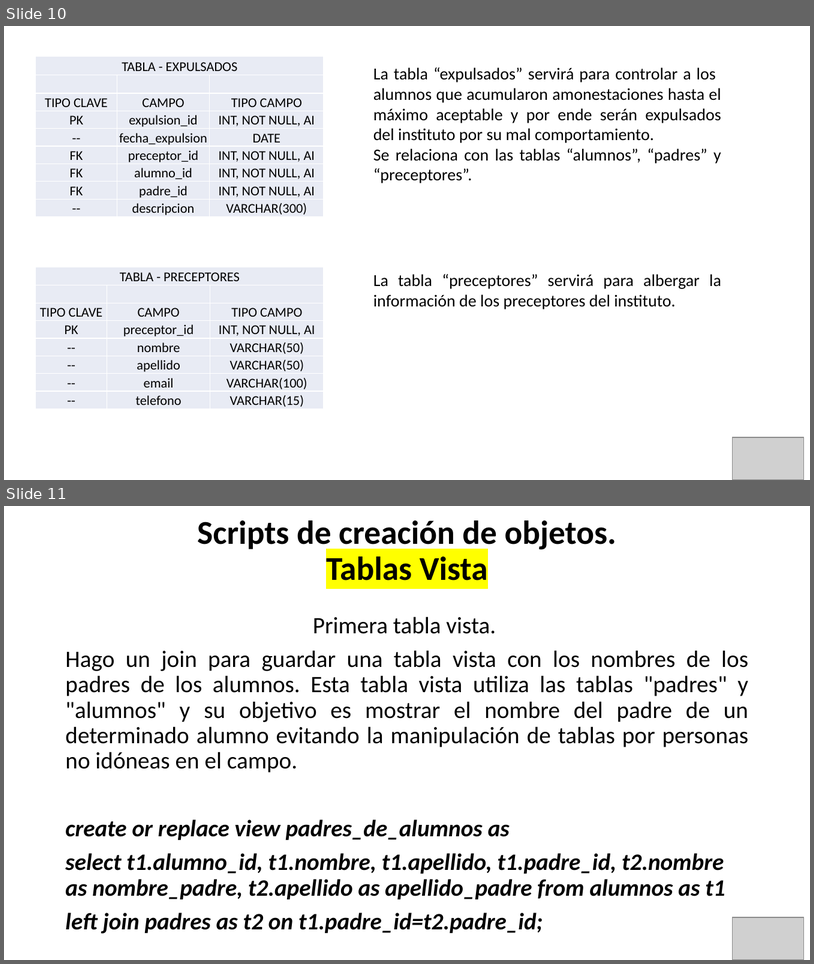
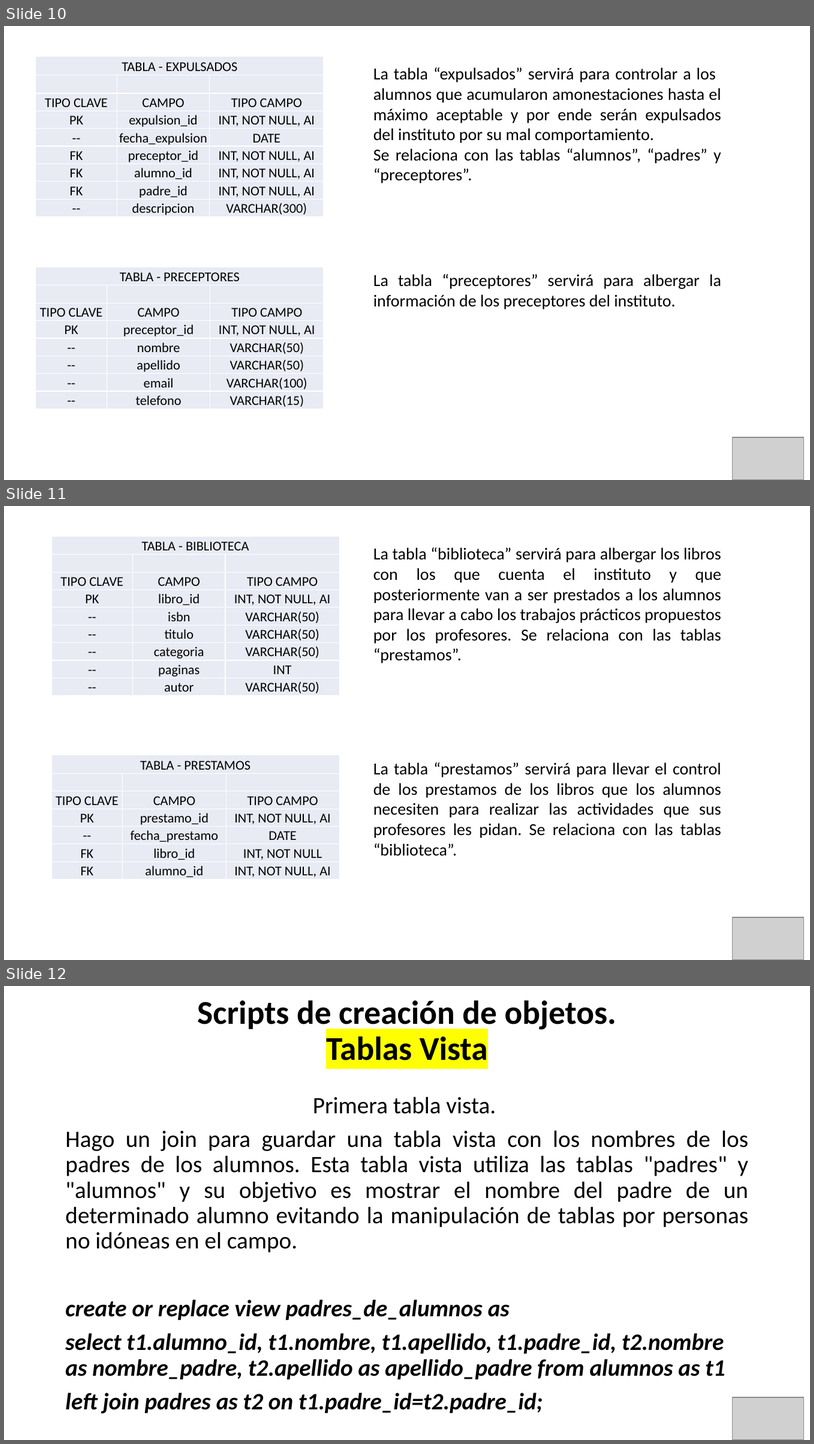
Before and after one commit to DataMasterBI/coder_sql, a slide deck: ENTREGABLE N°3.pptx. Shown one above the other, each under a label of ours: slides 10 and 11 before the commit, slides 10, 11 and 12 after it. The pictures are 814x964 and 814x1444 pixels, drawn with LibreOffice and Linux fonts; fonts in the diff are those of the drawing; grey boxes stand for pictures. Boxes give left, top, right and bottom in pixels: in the first picture for what was removed or moved away, otherwise in the second. Text is boxed around its words. In the diff, an @@ line names an element or a change of style, - is before the commit and + after.

```diff
--- a/ENTREGABLE N°3.pptx
+++ b/ENTREGABLE N°3.pptx
@@ slide 11 added at [4,506,810,960], background #FFFFFF @@
@@ table added at [51,536,339,696], 9 rows, 3 columns @@
+TABLA - BIBLIOTECA |  | 
+ |  | 
+TIPO CLAVE | CAMPO | TIPO CAMPO
+PK | libro_id | INT, NOT NULL, AI
+-- | isbn | VARCHAR(50)
+-- | titulo | VARCHAR(50)
+-- | categoria | VARCHAR(50)
+-- | paginas | INT
+-- | autor | VARCHAR(50)
@@ text added at [374,547,722,663], 20 pt, text #000000 @@
+La tabla “biblioteca” servirá para albergar los libros con los que cuenta el instituto y que posteriormente van a ser prestados a los alumnos para llevar a cabo los trabajos prácticos propuestos por los profesores. Se relaciona con las tablas “prestamos”.
@@ table added at [51,754,340,879], 7 rows, 3 columns @@
+TABLA - PRESTAMOS |  | 
+ |  | 
+TIPO CLAVE | CAMPO | TIPO CAMPO
+PK | prestamo_id | INT, NOT NULL, AI
+-- | fecha_prestamo | DATE
+FK | libro_id | INT, NOT NULL
+FK | alumno_id | INT, NOT NULL, AI
@@ text added at [374,762,722,856], 20 pt, text #000000 @@
+La tabla “prestamos” servirá para llevar el control de los prestamos de los libros que los alumnos necesiten para realizar las actividades que sus profesores les pidan. Se relaciona con las tablas “biblioteca”.
@@ picture added at [733,918,804,960] @@
@@ what was slide 11 is now slide 12 @@
```
Also in this commit, not shown: 2 slides changed, 1 other slide added, 1 slide removed.
